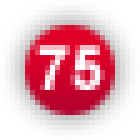
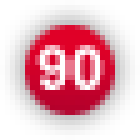
Revision of a layered 140 × 140 image; what changed, layer by layer:
painted on "• 6" over 35, 45, 105, 90
